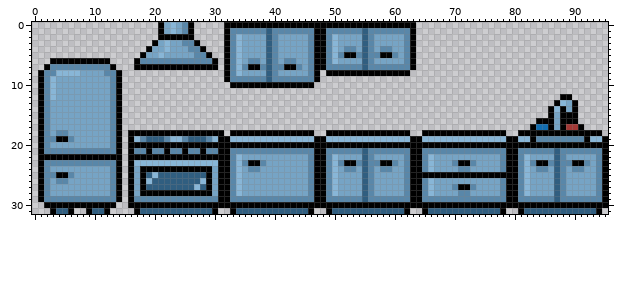
Edited in one commit: pixel-art file (Assets/Game/Content/SpriteSheet_Furniture_Kitchen.aseprite). The picture above was drawn from the file before the commit.
96x32 pixels, 1 frame.
New version:
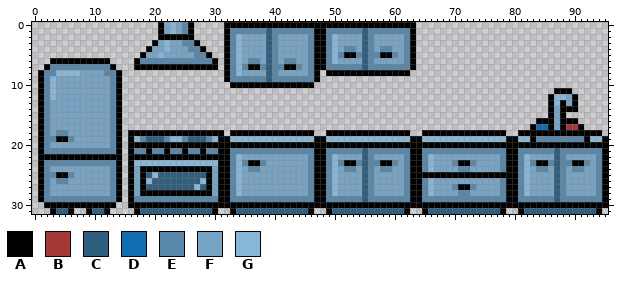
Palette (. is transparent): A #000000  B #a33835  C #305e80  D #126db0  E #5987a9  F #76a4c5  G #88b6d7
What changed:
y 11: x 87..89 ... -> AAA
y 12: x 86..90 ..AA. -> AGGFA
y 13: x 86..88 .AG -> AGA
y 14: x 87 G -> F; x 89 F -> A
y 15: x 89..90 AA -> ..
Where, in picture pixels (left, top, right, bottom), the same in both pictures:
changed: (548, 88, 578, 118)
